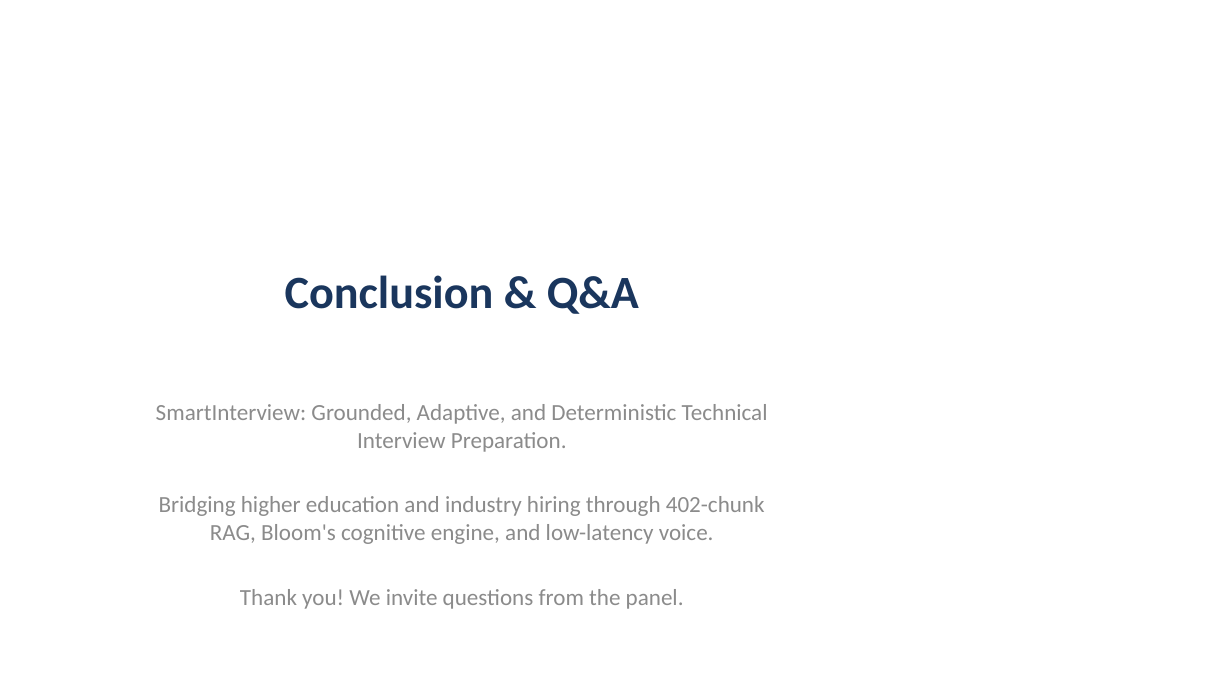
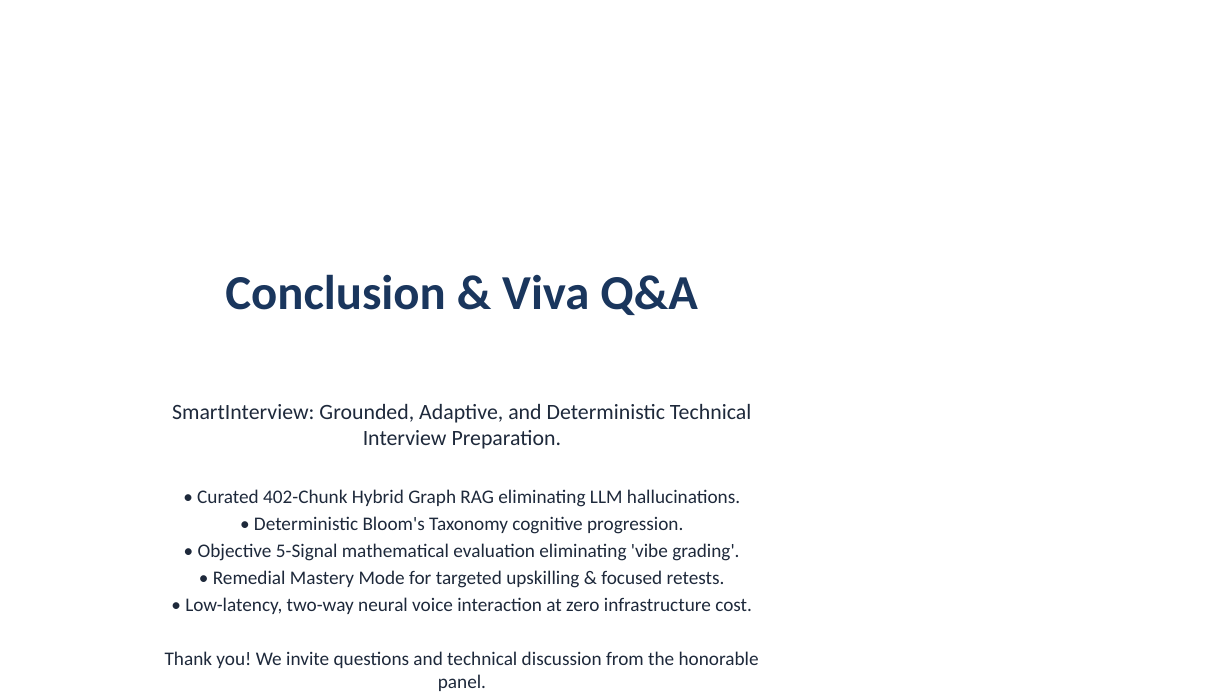
Before and after one commit to Ranith11/SmartInterview-team-main, a slide deck: slide 14 of SmartInterview_Deliverables/04_Presentation_and_Defense/SmartInterview_Project_Presentation.pptx (slide 11 before the commit). Drawn at 1232x693 pixels with LibreOffice and Linux fonts; fonts in the diff are those of the drawing. Boxes give left, top, right and bottom in pixels: in the first picture for what was removed or moved away, otherwise in the second. Text is boxed around its words. In the diff, an @@ line names an element or a change of style, - is before the commit and + after.

Commit message:
docs: complete synchronization of SRS, PPT, Research Paper, Master Encyclopedia, and deliverables with embedded diagrams, screenshots, and 355-test matrix

```diff
--- a/SmartInterview_Deliverables/04_Presentation_and_Defense/SmartInterview_Project_Presentation.pptx
+++ b/SmartInterview_Deliverables/04_Presentation_and_Defense/SmartInterview_Project_Presentation.pptx
@@ title at <box>225,274,697,315</box>: text changed; size 36 to 38 pt @@
-Conclusion & Q&A
+Conclusion & Viva Q&A
@@ subtitle at <box>172,404,751,449</box>: size 18 to 17 pt, text colour #8C8C8C to #1E293B in "SmartInterview: Grounded, Adaptive, and Deterministic Techni ..." @@
@@ subtitle at <box>165,489,759,691</box>: text changed; size 18 to 15 pt; text colour #8C8C8C to #1E293B @@
-Bridging higher education and industry hiring through 402-chunk RAG, Bloom's cognitive engine, and low-latency voice.
-Thank you! We invite questions from the panel.
+• Curated 402-Chunk Hybrid Graph RAG eliminating LLM hallucinations.
+• Deterministic Bloom's Taxonomy cognitive progression.
+• Objective 5-Signal mathematical evaluation eliminating 'vibe grading'.
+• Remedial Mastery Mode for targeted upskilling & focused retests.
+• Low-latency, two-way neural voice interaction at zero infrastructure cost.
+Thank you! We invite questions and technical discussion from the honorable panel.
```
Also in this commit, not shown: 1 other slide changed, 12 slides added, 9 slides removed, 26 other files.
